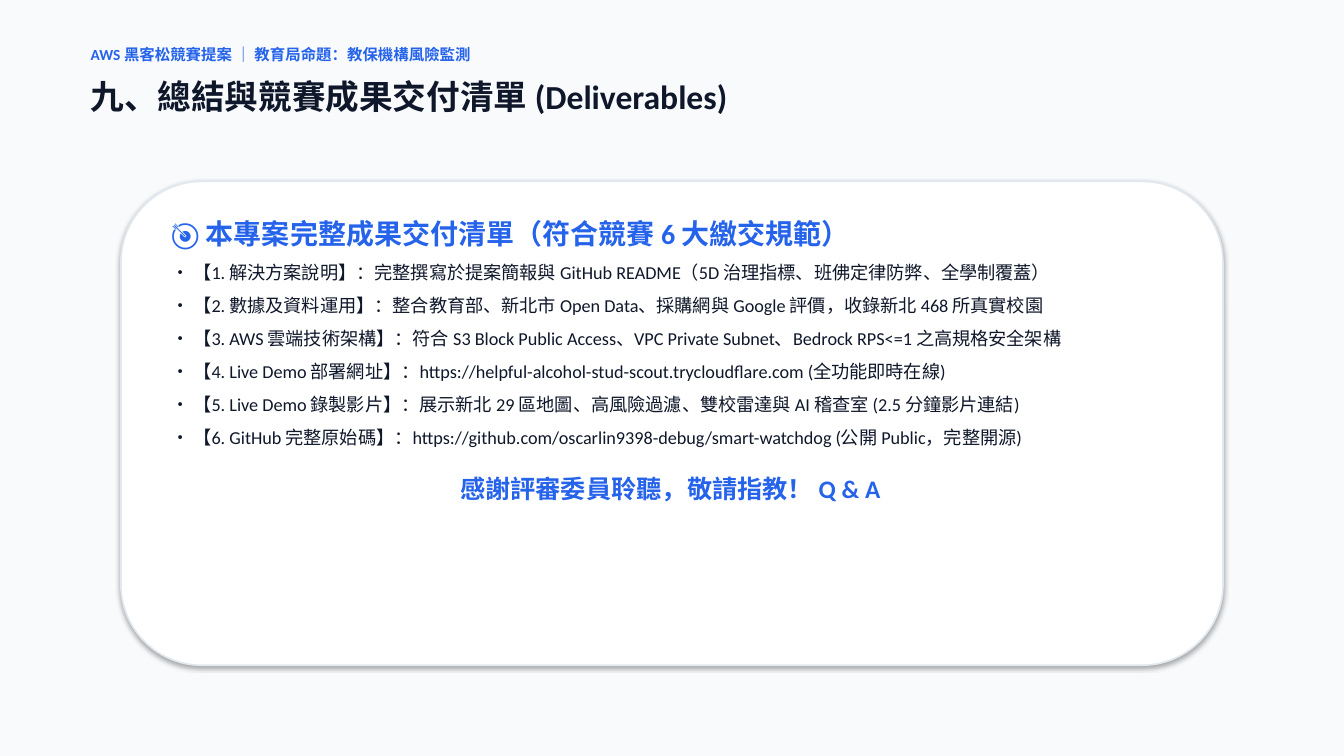
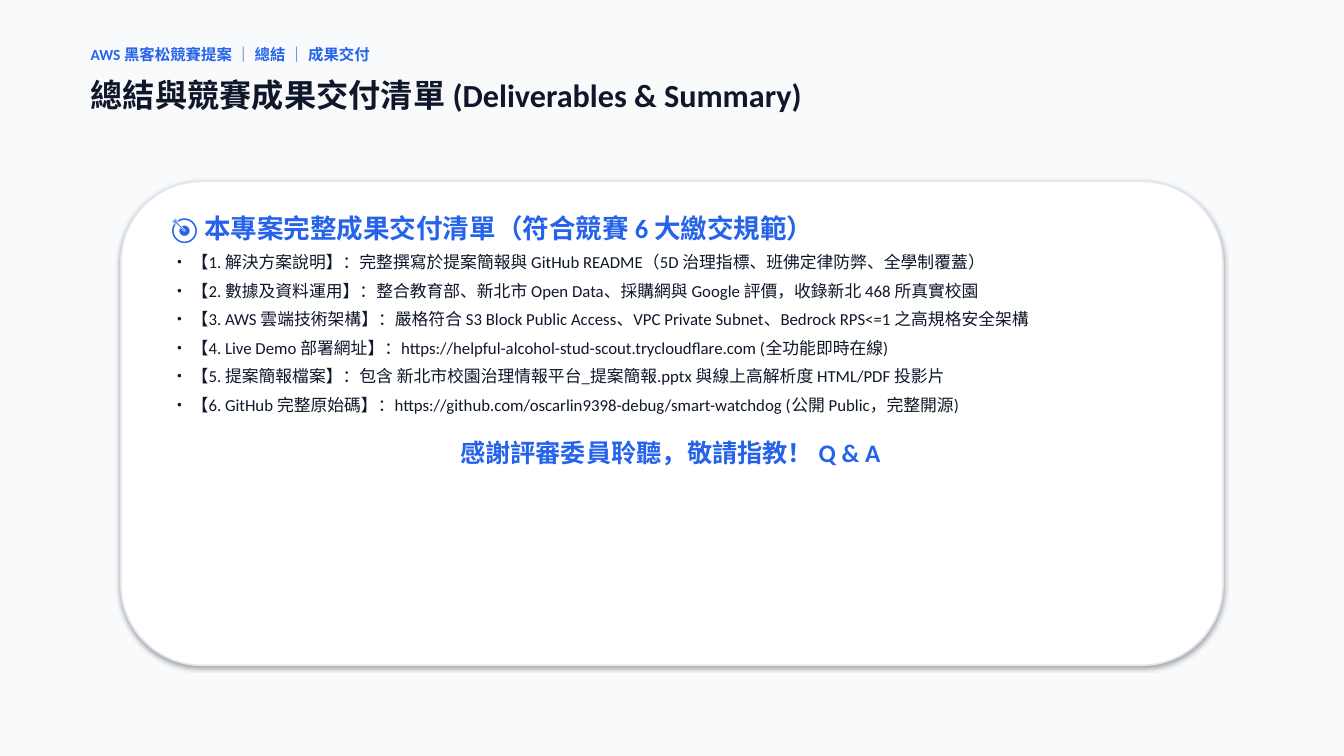
Before and after one commit to oscarlin9398-debug/smart-watchdog, a slide deck: slide 10 of 新北市校園治理情報平台_提案簡報.pptx. Drawn at 1344x756 pixels with LibreOffice and Linux fonts; fonts in the diff are those of the drawing. Boxes give left, top, right and bottom in pixels: in the first picture for what was removed or moved away, otherwise in the second. Text is boxed around its words. In the diff, an @@ line names an element or a change of style, - is before the commit and + after.

Commit message:
Update slides deck PPTX and HTML to strictly mirror official 4 competition sections with visual AWS architecture diagram

```diff
--- a/新北市校園治理情報平台_提案簡報.pptx
+++ b/新北市校園治理情報平台_提案簡報.pptx
@@ text at bbox=[91, 45, 370, 65]: text changed @@
-AWS 黑客松競賽提案 ｜ 教育局命題：教保機構風險監測
+AWS 黑客松競賽提案 ｜ 總結 ｜ 成果交付
@@ text at bbox=[91, 79, 802, 112]: text changed; size 24 to 23 pt @@
-九、總結與競賽成果交付清單 (Deliverables)
+總結與競賽成果交付清單 (Deliverables & Summary)
@@ text at bbox=[192, 215, 984, 466]: size 20 to 19 pt in "🎯 本專案完整成果交付清單（符合競賽 6 大繳交規範）"; size 13 to 12 pt in "• 【1. 解決方案說明】：完整撰寫於提案簡報與 GitHub README（5D 治理指標、班佛定律防弊、全學制覆蓋）", "• 【2. 數據及資料運用】：整合教育部、新北市 Open Data、採購網與 Google 評價，收錄新北 ...", "• 【4. Live Demo 部署網址】：https://helpful-alcohol-stud-scout.try ...", "• 【6. GitHub 完整原始碼】：https://github.com/oscarlin9398-debug/sm ..."; less space between paragraphs @@
@@ text at bbox=[192, 310, 1028, 327]: text changed; size 13 to 12 pt @@
-• 【3. AWS 雲端技術架構】：符合 S3 Block Public Access、VPC Private Subnet、Bedrock RPS<=1 之高規格安全架構
+• 【3. AWS 雲端技術架構】：嚴格符合 S3 Block Public Access、VPC Private Subnet、Bedrock RPS<=1 之高規格安全架構
@@ text at bbox=[192, 367, 944, 385]: text changed; size 13 to 12 pt @@
-• 【5. Live Demo 錄製影片】：展示新北 29 區地圖、高風險過濾、雙校雷達與 AI 稽查室 (2.5 分鐘影片連結)
+• 【5. 提案簡報檔案】：包含 新北市校園治理情報平台_提案簡報.pptx 與線上高解析度 HTML/PDF 投影片
```
Also in this commit, not shown: 6 other slides changed, 2 slides added, 2 slides removed, 2 other files.
